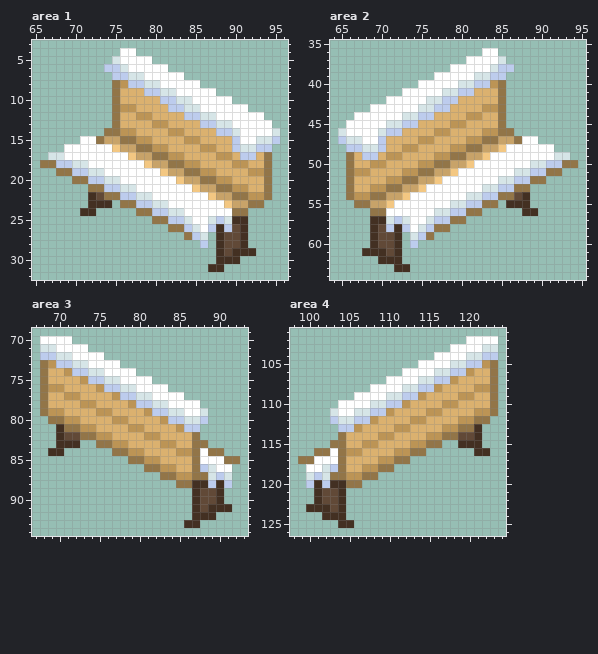
File history of a pixel-art file, assets/png/decor-normal-map.aseprite. The first picture shows the starting point.
256x256 pixels, 1 frame. Shown: area 1: x 65..96, y 3..32; area 2: x 64..95, y 35..64; area 3: x 67..93, y 69..94; area 4: x 98..124, y 101..126. The commit also changed other parts of the picture, which this record leaves out.
Once edited:
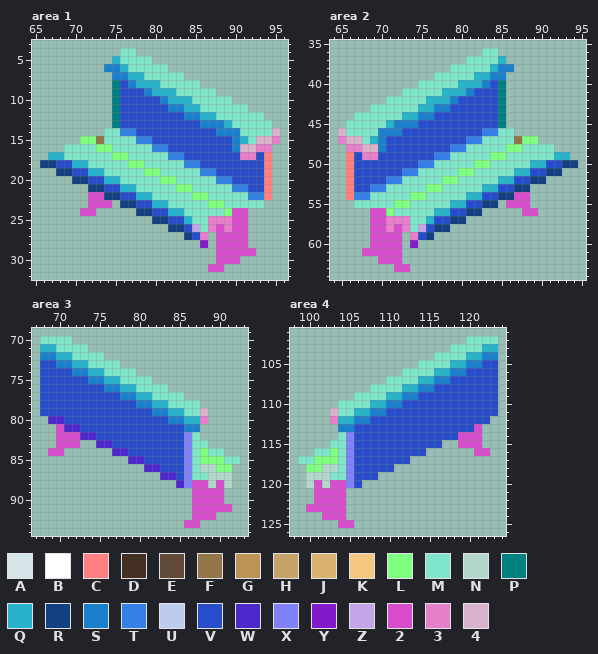
Palette (. is transparent): A #d6e5e7  B #ffffff  C #ff8080  D #433022  E #614937  F #927548  G #bc9455  H #c8a369  J #dbb16f  K #f3c782  L #80ff80  M #80e6cb  N #b3d8cb  P #008080  Q #28b3cb  R #124080  S #1a80cb  T #3480e7  U #bdcced  V #284dcb  W #4d28cb  X #8080f9  Y #801acb  Z #c2a6e7  2 #d84dcb  3 #e680cb  4 #d8b3cb
Difference:
--- area 1
@@ x 65..96 @@
  3 ................................
- 4 ...........BB...................
- 5 ..........ABBBB.................
- 6 .........UUABBBBB...............
- 7 ..........UUAABBBBB.............
- 8 ..........FGUUAABBBBB...........
- 9 ..........FJJJUUAABBBBB.........
-10 ..........FJJJJJUUAABBBBB.......
-11 ..........FGGJJJJUUAABBBBBB.....
-12 ..........FJJGGJJJJUUAABBBBBB...
-13 ..........FJJJJGGJJJJUUAABBBBB..
-14 .........FFGGJJJJGGJJJJUUABBBBA.
-15 ......BBFHHFFGGJJJJGGJJJJUBBAAU.
-16 ....BBBBBBKHHFFGGJJJJGGJJUAAUU..
-17 ..AABBBBBBBBKHHFFGGJJJJGGJUUJF..
-18 .FFUUAABBBBBBBKHHFFGGJJJJGGJJF..
-19 ...FFUUAABBBBBBBKHHFFGGJJJJGGF..
-20 .....FFUUAABBBBBBBKHHFFGGJJJJF..
-21 .......FFUUAABBBBBBBKHHFFGGJJF..
-22 .......DEFFUUAABBBBBBBKHHFFGGF..
-23 .......DDD.FFUUAABBBBBBBKHHFF...
-24 ......DD.....FFUUAABBBBBBFF.....
-25 ...............FFUUABBAUADD.....
-26 .................FFUABUDUED.....
-27 ...................FUA.DEED.....
-28 .....................U.DEED.....
-29 .......................DEDDD....
-30 .......................DDD......
-31 ......................DD........
+ 4 ...........MM...................
+ 5 ..........QMMMM.................
+ 6 .........SSQMMMMM...............
+ 7 ..........SSQQMMMMM.............
+ 8 ..........PVSQQQMMMMM...........
+ 9 ..........PVVVSQQQMMMMM.........
+10 ..........PVVVVVSQQQMMMMM.......
+11 ..........PVVVVVVSSQQMMMMMM.....
+12 ..........PVVVVVVVVSSQQMMMMMM...
+13 ..........PVVVVVVVVVVSSSQMMMMM..
+14 .........MMTTVVVVVVVVVVSSSMMMM4.
+15 ......LLFMMMMTTVVVVVVVVVVSQM443.
+16 ....MMMMLLMMMMMTTVVVVVVVVS4433..
+17 ..QQMMMMMMLLMMMMMTTVVVVVVV33VC..
+18 .RRVVQQMMMMMLLMMMMMTTVVVVVVVVC..
+19 ...RRVVQQMMMMMLLMMMMMTTVVVVVVC..
+20 .....RRVVQQMMMMMLLMMMMMTTVVVVC..
+21 .......RRVVQQMMMMMLLMMMMMTTVVC..
+22 .......22RRVVQQMMMMMLLMMMMMTTC..
+23 .......222.RRVVQQMMMMMLLMMMMM...
+24 ......22.....RRVVQQMMMMML22.....
+25 ...............RRVVQMM33322.....
+26 .................RRVZM32322.....
+27 ...................RV3.2222.....
+28 .....................Y.2222.....
+29 .......................22222....
+30 .......................222......
+31 ......................22........
 32 ................................
--- area 2
@@ x 64..95 @@
 35 ................................
-36 ...................BB...........
-37 .................BBBBA..........
-38 ...............BBBBBAUU.........
-39 .............BBBBBAAUU..........
-40 ...........BBBBBAAUUGF..........
-41 .........BBBBBAAUUJJJF..........
-42 .......BBBBBAAUUJJJJJF..........
-43 .....BBBBBBAAUUJJJJGGF..........
-44 ...BBBBBBAAUUJJJJGGJJF..........
-45 ..BBBBBAAUUJJJJGGJJJJF..........
-46 .ABBBBAUUJJJJGGJJJJGGFF.........
-47 .UAABBUJJJJGGJJJJGGFFHHFBB......
-48 ..UUAAUJJGGJJJJGGFFHHKBBBBBB....
-49 ..FJUUJGGJJJJGGFFHHKBBBBBBBBAA..
-50 ..FJJGGJJJJGGFFHHKBBBBBBBAAUUFF.
-51 ..FGGJJJJGGFFHHKBBBBBBBAAUUFF...
-52 ..FJJJJGGFFHHKBBBBBBBAAUUFF.....
-53 ..FJJGGFFHHKBBBBBBBAAUUFF.......
-54 ..FGGFFHHKBBBBBBBAAUUFFED.......
-55 ...FFHHKBBBBBBBAAUUFF.DDD.......
-56 .....FFBBBBBBAAUUFF.....DD......
-57 .....DDAUABBAUUFF...............
-58 .....DEUDUBAUFF.................
-59 .....DEED.AUF...................
-60 .....DEED.U.....................
-61 ....DDDED.......................
-62 ......DDD.......................
-63 ........DD......................
+36 ...................MM...........
+37 .................MMMMQ..........
+38 ...............MMMMMQSS.........
+39 .............MMMMMQQSS..........
+40 ...........MMMMMQQQSVP..........
+41 .........MMMMMQQQSVVVP..........
+42 .......MMMMMQQQSVVVVVP..........
+43 .....MMMMMMQQSSVVVVVVP..........
+44 ...MMMMMMQQSSVVVVVVVVP..........
+45 ..MMMMMQSSSVVVVVVVVVVP..........
+46 .4MMMMSSSVVVVVVVVVVTTMM.........
+47 .344MQSVVVVVVVVVVTTMMMMFLL......
+48 ..3344SVVVVVVVVTTMMMMMLLMMMM....
+49 ..CV33VVVVVVVTTMMMMMLLMMMMMMQQ..
+50 ..CVVVVVVVVTTMMMMMLLMMMMMQQVVRR.
+51 ..CVVVVVVTTMMMMMLLMMMMMQQVVRR...
+52 ..CVVVVTTMMMMMLLMMMMMQQVVRR.....
+53 ..CVVTTMMMMMLLMMMMMQQVVRR.......
+54 ..CTTMMMMMLLMMMMMQQVVRR22.......
+55 ...MMMMMLLMMMMMQQVVRR.222.......
+56 .....22LMMMMMQQVVRR.....22......
+57 .....22333MMQVVRR...............
+58 .....22323MZVRR.................
+59 .....2222.3VR...................
+60 .....2222.Y.....................
+61 ....22222.......................
+62 ......222.......................
+63 ........22......................
 64 ................................
--- area 3
@@ x 67..93 @@
 69 ...........................
-70 .BBBB......................
-71 .AABBBB....................
-72 .UUAABBBB..................
-73 .FGUUAABBBB................
-74 .FJJGUUAABBBB..............
-75 .FJJJJGUUAABBBB............
-76 .FGGJJJJGUUAABBBB..........
-77 .FJJGGJJJJGUUAABBBB........
-78 .FJJJJGGJJJJGUUAABBBB......
-79 .FGGJJJJGGJJJJGUUAABBA.....
-80 ..FFGGJJJJGGJJJJGUUAAU.....
-81 ...DFFGGJJJJGGJJJJGUU......
-82 ...DEEFFGGJJJJGGJJJJF......
-83 ...DDD..FFGGJJJJGGJJFF.....
-84 ..DD......FFGGJJJJGGFBFF...
-85 ............FFGGJJJJFBBBFF.
-86 ..............FFGGJJFUABB..
-87 ................FFGGFFAUA..
-88 ..................FFDDUDU..
-89 ....................DEED...
-90 ....................DEED...
-91 ....................DEDDD..
-92 ....................DDD....
-93 ...................DD......
+70 .MMMM......................
+71 .QQMMMM....................
+72 .SSQQMMMM..................
+73 .VVSSQQMMMM................
+74 .VVVVSSQQMMMM..............
+75 .VVVVVVSSQQMMMM............
+76 .VVVVVVVVSSQQMMMM..........
+77 .VVVVVVVVVVSSQQMMMM........
+78 .VVVVVVVVVVVVSSQQMMMM......
+79 .VVVVVVVVVVVVVVSSQQMM4.....
+80 ..WWVVVVVVVVVVVVVSSQQ3.....
+81 ...2WWVVVVVVVVVVVVVSS......
+82 ...222WWVVVVVVVVVVVXM......
+83 ...222..WWVVVVVVVVVXMM.....
+84 ..22......WWVVVVVVVXMLMM...
+85 ............WWVVVVVXMLLLMM.
+86 ..............WWVVVXMNNLL..
+87 ................WWVXMMNNN..
+88 ..................WX22N2N..
+89 ....................2222...
+90 ....................2222...
+91 ....................22222..
+92 ....................222....
+93 ...................22......
 94 ...........................
--- area 4
@@ x 98..124 @@
 101 ...........................
-102 ......................BBBB.
-103 ....................BBBBAA.
-104 ..................BBBBAAUU.
-105 ................BBBBAAUUGF.
-106 ..............BBBBAAUUGJJF.
-107 ............BBBBAAUUGJJJJF.
-108 ..........BBBBAAUUGJJJJGGF.
-109 ........BBBBAAUUGJJJJGGJJF.
-110 ......BBBBAAUUGJJJJGGJJJJF.
-111 .....ABBAAUUGJJJJGGJJJJGGF.
-112 .....UAAUUGJJJJGGJJJJGGFF..
-113 ......UUGJJJJGGJJJJGGFFD...
-114 ......FJJJJGGJJJJGGFFEED...
-115 .....FFJJGGJJJJGGFF..DDD...
-116 ...FFBFGGJJJJGGFF......DD..
-117 .FFBBBFJJJJGGFF............
-118 ..BBAUFJJGGFF..............
-119 ..AUAFFGGFF................
-120 ..UDUDDFF..................
-121 ...DEED....................
-122 ...DEED....................
-123 ..DDDED....................
-124 ....DDD....................
-125 ......DD...................
+102 ......................MMMM.
+103 ....................MMMMQQ.
+104 ..................MMMMQQSS.
+105 ................MMMMQQSSVV.
+106 ..............MMMMQQSSVVVV.
+107 ............MMMMQQSSVVVVVV.
+108 ..........MMMMQQSSVVVVVVVV.
+109 ........MMMMQQSSVVVVVVVVVV.
+110 ......MMMMQQSSVVVVVVVVVVVV.
+111 .....4MMQQSSVVVVVVVVVVVVVV.
+112 .....3QQSSVVVVVVVVVVVVVVV..
+113 ......SSVVVVVVVVVVVVVVV2...
+114 ......MXVVVVVVVVVVVVV222...
+115 .....MMXVVVVVVVVVVV..222...
+116 ...MMLMXVVVVVVVVV......22..
+117 .MMLLLMXVVVVVVV............
+118 ..LLNNMXVVVVV..............
+119 ..NNNMMXVVV................
+120 ..N2N22XV..................
+121 ...2222....................
+122 ...2222....................
+123 ..22222....................
+124 ....222....................
+125 ......22...................
 126 ...........................
Boxes around the changes in both pictures, in picture pixels (x1, y1, x2, y2):
changed: (40, 48, 280, 272)
changed: (338, 48, 578, 272)
changed: (40, 336, 240, 528)
changed: (298, 336, 498, 528)
